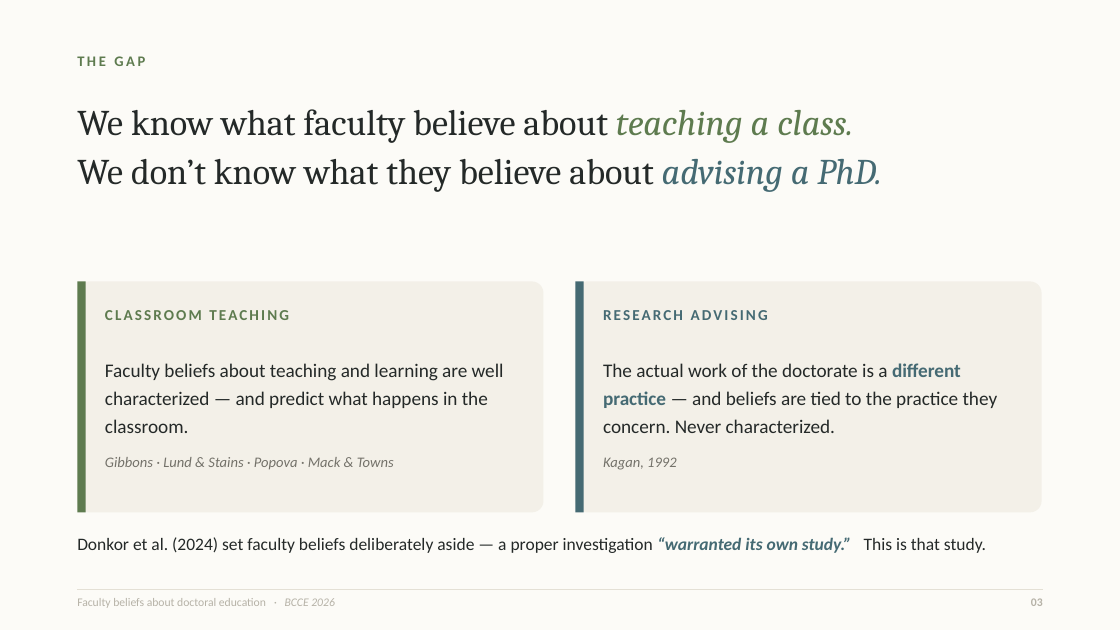
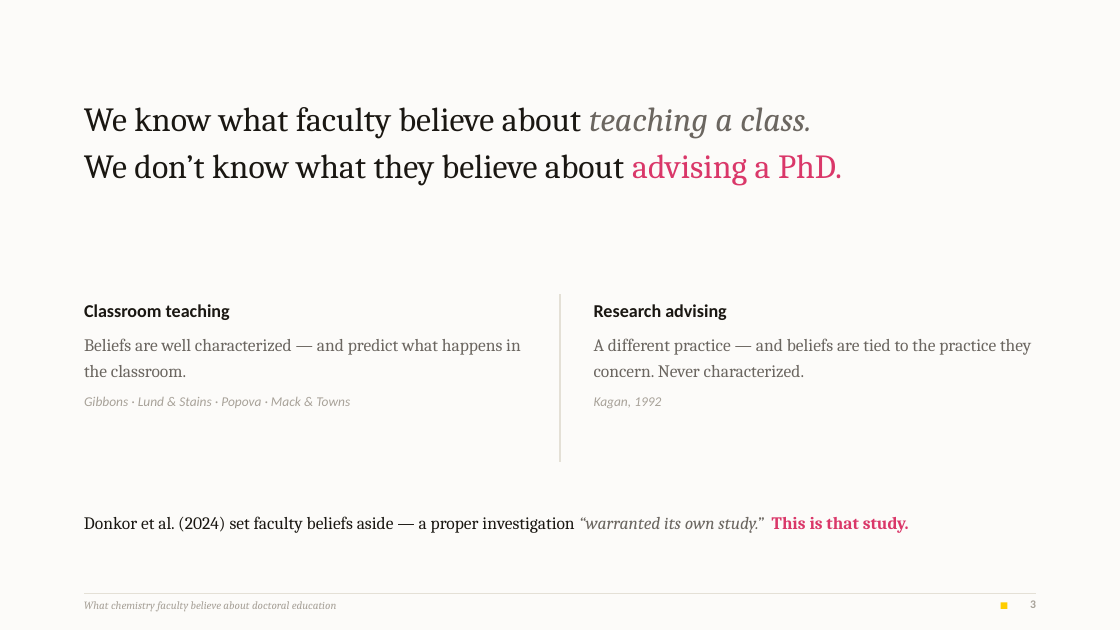
Before and after one commit to 7ahra/resnet_exploration, a slide deck: slide 3 of bcce_2026_faculty_beliefs/BCCE2026_faculty_beliefs.pptx. Drawn at 1120x630 pixels with LibreOffice and Linux fonts; fonts in the diff are those of the drawing. Boxes give left, top, right and bottom in pixels: in the first picture for what was removed or moved away, otherwise in the second. Text is boxed around its words. In the diff, an @@ line names an element or a change of style, - is before the commit and + after.

```diff
--- a/bcce_2026_faculty_beliefs/BCCE2026_faculty_beliefs.pptx
+++ b/bcce_2026_faculty_beliefs/BCCE2026_faculty_beliefs.pptx
@@ rectangle at (0,0,1120,630): fill #FCFBF7 to #FCFBF9 @@
@@ text removed at (77,56,145,66) @@
-THE GAP
@@ text "We know what faculty believe ...": place and size @@
-text "We know what faculty believe ..." at (77,109,882,192)
+text "We know what faculty believe ..." at (84,107,842,186)
@@ text "We know what faculty believe ..." at (84,107,842,186): size 31 to 29 pt; text colour #242928 to #1A1712 in "We know what faculty believe about", "We don’t know what they believe about"; text colour #5E7B4F to #6B6660 in "teaching a class."; text colour #456A73 to #DA3769, italic off in "advising a PhD."; line spacing 1.12 to 1.14 @@
@@ rounded rectangle removed at (77,281,544,513) @@
@@ rectangle removed at (77,281,86,513) @@
@@ text "Classroom teaching": place and size @@
-text "Classroom teaching" at (105,363,504,470)
+text "Classroom teaching" at (84,304,521,408)
@@ line added from (560, 294) to (560, 462), #E4E0D6 1 pt @@
@@ rounded rectangle removed at (576,281,1042,513) @@
@@ rectangle removed at (576,281,584,513) @@
@@ text "Research advising": place and size @@
-text "Research advising" at (603,363,998,470)
+text "Research advising" at (594,304,1031,408)
@@ text at (84,304,521,377): text changed; size 16.5 to 15 pt; font Calibri to Cambria; text colour #242928 to #6B6660 @@
-Faculty beliefs about teaching and learning are well characterized — and predict what happens in the classroom.
+Classroom teaching
+Beliefs are well characterized — and predict what happens in the classroom.
@@ text removed at (105,310,289,320) @@
-CLASSROOM TEACHING
@@ text at (594,304,1031,377): text changed; size 16.5 to 15 pt; font Calibri to Cambria; text colour #242928 to #6B6660 @@
-The actual work of the doctorate is a different practice — and beliefs are tied to the practice they concern. Never characterized.
+Research advising
+A different practice — and beliefs are tied to the practice they concern. Never characterized.
@@ text removed at (603,310,768,320) @@
-RESEARCH ADVISING
@@ text at (84,397,350,408): size 12.5 to 11.5 pt, text colour #74726A to #A8A299 in "Gibbons · Lund & Stains · Popova ..."; line spacing 1.22 to 1.24; less space between paragraphs @@
@@ text at (594,397,661,408): size 12.5 to 11.5 pt, text colour #74726A to #A8A299 in "Kagan, 1992"; line spacing 1.22 to 1.24; less space between paragraphs @@
@@ text at (84,516,909,533): text changed; font Calibri to Cambria; text colour #242928 to #1A1712 @@
-Donkor et al. (2024) set faculty beliefs deliberately aside — a proper investigation “warranted its own study.” This is that study.
+Donkor et al. (2024) set faculty beliefs aside — a proper investigation “warranted its own study.” This is that study.
@@ line moved from (77, 590) - (1043, 590) to (84, 593) - (1036, 593) @@
@@ line (84, 593) - (1036, 593): stroke #E4E0D5 0.75 pt to #E4E0D6 0.75 pt @@
@@ text removed at (1031,598,1043,606) @@
-03
@@ text at (84,601,337,611): text changed; size 10 to 9.5 pt; font Calibri to Cambria; text colour #B6B2A7 to #A8A299; italic on @@
-Faculty beliefs about doctoral education · BCCE 2026
+What chemistry faculty believe about doctoral education
@@ rectangle added at (1001,602,1007,609), fill #FFCD00 @@
@@ text added at (1030,600,1036,608), 10 pt, text #A8A299, bold @@
+3
```
Also in this commit, not shown: 15 other slides changed, 8 other files.
